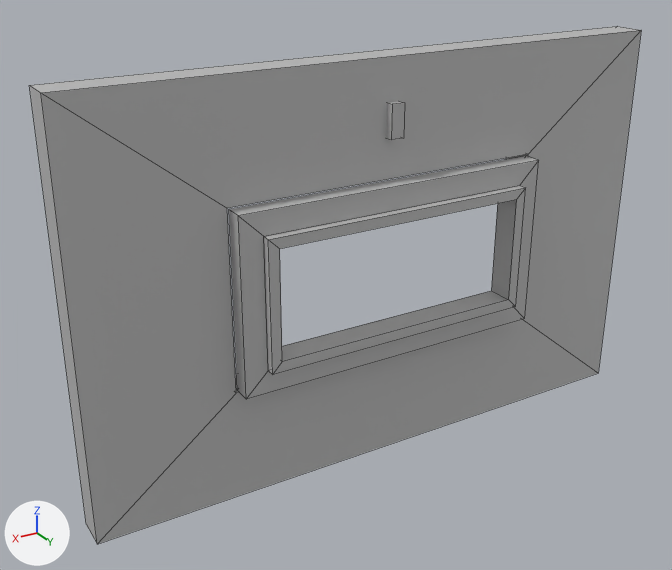
One commit to the FBX model Etic-LIdem/Assets/Props/Infirmary_Props/Infirmary_Puzzle_Props/Infirmary_Mailbox.fbx: the scene before it, then after it.
Rendered twice from a 50 mm camera at (0.59, 0.879, 0.675) aimed at (0.056, -0.01, 0.23). The axes (+X, +Y, +Z) are drawn at lower left. The lights are the same throughout. Mesh edges are drawn as thin lines. Where no turn or scale is listed for an object, it has been applied to the vertices.

In view in the first picture: 'Infirmary_Mailbox', 'Infirmary_Mailbox_Button', 'Infirmary_Mailbox_Door'.
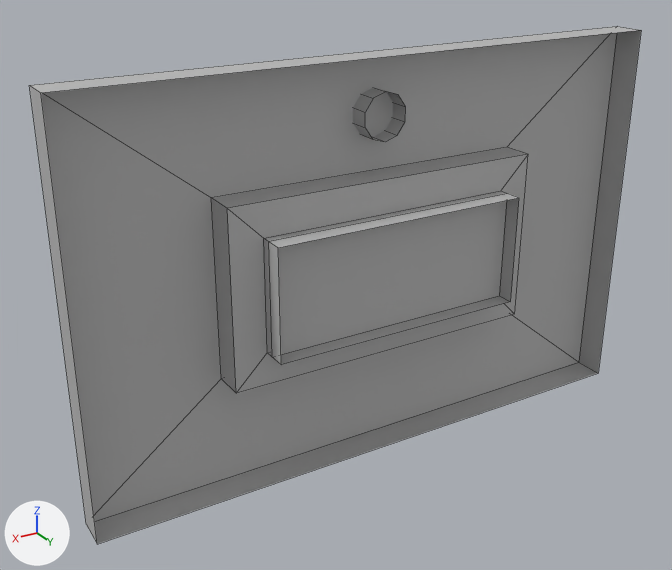
The newer file is also turned or shifted as a whole; pictures and numbers use the older file's frame.

Location of each change, (x1, y1, x2, y2) in pixels of the pictures (672 x 570 px):
'Infirmary_Mailbox_Door', reshaped
    before: (229, 156, 539, 399)
    after: (227, 154, 528, 393)
'Infirmary_Mailbox_Glass', added
    after: (278, 200, 507, 354)
'Infirmary_Mailbox_Button', reshaped
    before: (386, 101, 405, 140)
    after: (353, 88, 406, 142)
part 1 of me_mesh, deleted
    before: (41, 30, 641, 544)
part 3 of me_mesh_002, deleted
    before: (386, 101, 405, 140)
part 4 of me_mesh_002, cut back
    after: (353, 88, 406, 142)

What changed in the scene script:
```text
Change me_mesh:
    where me_mesh.from_pydata(...)  # 16 vertices, 16 faces; spans x -0.385..0.385, y -0.02..0.021, z 0.0..0.502
    used by ob_infirmary_mailbox; location = (0.0, 0.0, 0.0)
    verts and faces of me_mesh; kept vertices keep their numbers, new ones are numbered from 16
    before: 1 (0.385, 0.021, 0.0) at pixel (97, 544), 3 (0.385, 0.021, 0.502) at pixel (40, 92), 5 (-0.385, 0.021, 0.502) at pixel (641, 30), 7 (-0.385, 0.021, 0.0) at pixel (598, 373), 8 (-0.208, 0.021, 0.14)
    before: 9 (0.208, 0.021, 0.14) at pixel (236, 393), 10 (-0.208, 0.021, 0.362) at pixel (528, 154), 11 (0.208, 0.021, 0.362) at pixel (227, 208)
    me_mesh part 1
    add delete_faces([(1, 7, 8, 9), (5, 10, 8, 7), (3, 11, 10, 5), (1, 9, 11, 3)])
Change me_mesh_001:
    used by ob_infirmary_mailbox_door; location = (0.0, 0.019, 0.143)
    remove me_mesh_001.from_pydata(...)  # 24 vertices, 24 faces; spans x -0.206..0.206, y 0.0..0.034, z 0.0..0.218
    add me_mesh_001.from_pydata(...)  # 12 vertices, 8 faces; spans x -0.208..0.208, y 0.001..0.036, z -0.003..0.22
    me_mesh_001 part 2: the whole mesh is rebuilt
Change me_mesh_002:
    used by ob_infirmary_mailbox_button; location = (0.0, 0.001, 0.431)
    remove me_mesh_002.from_pydata(...)  # 50 vertices, 66 faces; spans x -0.0289..0.0289, y -0.0295..0.0295, z -0.0289..0.0289
    add me_mesh_002.from_pydata(...)  # 21 vertices, 20 faces; spans x -0.0275..0.0275, y -0.0295..0.0048, z -0.0289..0.0289
    me_mesh_002 part 3: the loose piece of 8 vertices spanning x -0.0083..0.0083, y 0.0056..0.0295, z -0.0201..0.0202 is deleted
    me_mesh_002 part 4
    21 vertices are removed from x -0.0289..0.0289, y -0.0295..0.0048, z -0.0275..0.0275
    60 faces are deleted
    20 new faces join them
    me_mesh_002 part 5: the surface is now shaded smooth
Add me_mesh_003:
    me_mesh_003.from_pydata([(0.167, -0.005, -0.07), (0.167, -0.005, 0.07), (-0.167, -0.005, 0.07), (-0.167, -0.005, -0.07)], [], [(1, 2, 3, 0)])
    me_mesh_003.materials.append(mat_lambert1)  # grey #bcbcbc
Add ob_infirmary_mailbox_glass:
    ob_infirmary_mailbox_glass = bpy.data.objects.new('Infirmary_Mailbox_Glass', me_mesh_003)
    ob_infirmary_mailbox_glass.location = (0.0, 0.038, 0.251)
```
